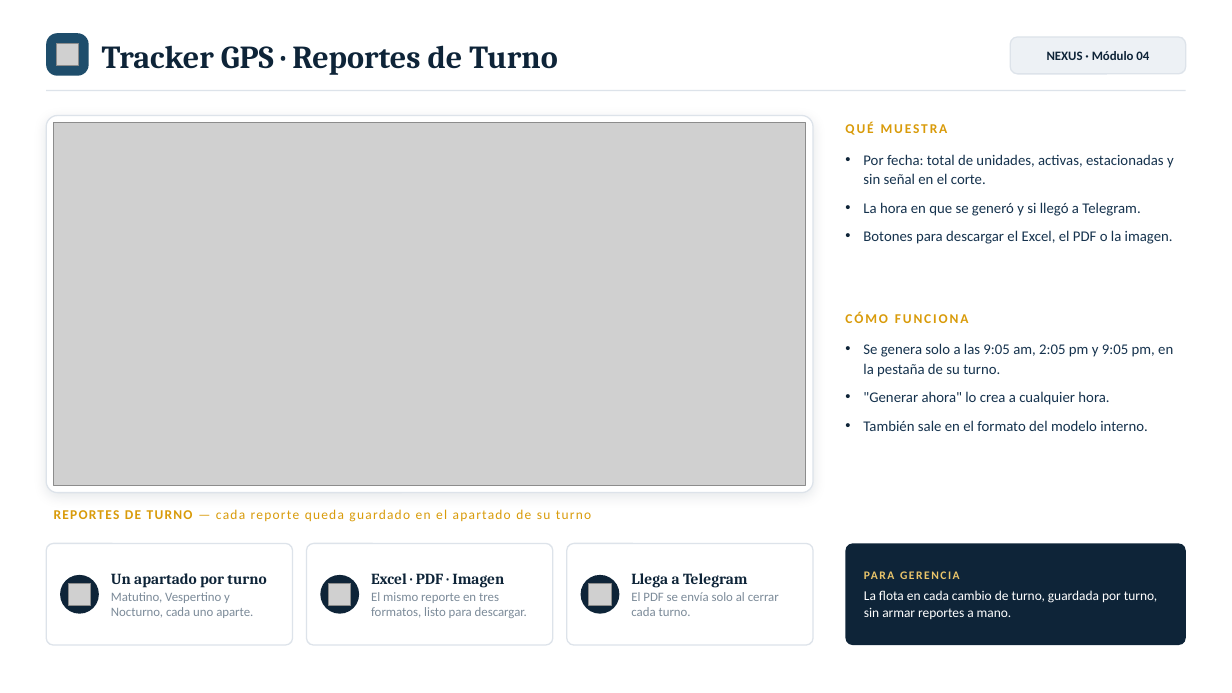
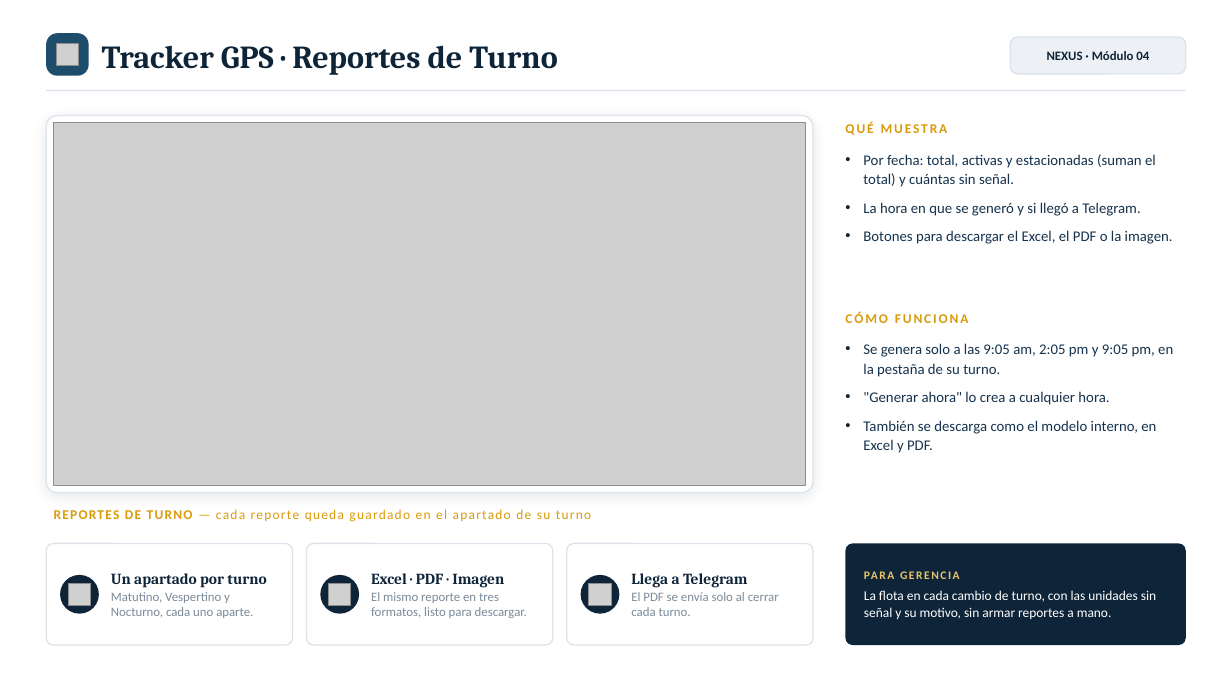
Before and after one commit to MIGUELLUCHO1111/LUCHOO, a slide deck: slide 18 of informes/Proyectos_TI_Tracker.pptx. Drawn at 1232x693 pixels with LibreOffice and Linux fonts; fonts in the diff are those of the drawing; grey boxes stand for pictures. Boxes give left, top, right and bottom in pixels: in the first picture for what was removed or moved away, otherwise in the second. Text is boxed around its words. In the diff, an @@ line names an element or a change of style, - is before the commit and + after.

```diff
--- a/informes/Proyectos_TI_Tracker.pptx
+++ b/informes/Proyectos_TI_Tracker.pptx
@@ text at [863, 154, 1156, 187]: text changed @@
-• Por fecha: total de unidades, activas, estacionadas y sin señal en el corte.
+• Por fecha: total, activas y estacionadas (suman el total) y cuántas sin señal.
@@ text at [863, 420, 1156, 453]: text changed @@
-• También sale en el formato del modelo interno.
+• También se descarga como el modelo interno, en Excel y PDF.
@@ text at [864, 590, 1156, 619]: text changed @@
-La flota en cada cambio de turno, guardada por turno, sin armar reportes a mano.
+La flota en cada cambio de turno, con las unidades sin señal y su motivo, sin armar reportes a mano.
```
Also in this commit, not shown: 2 other slides changed.
